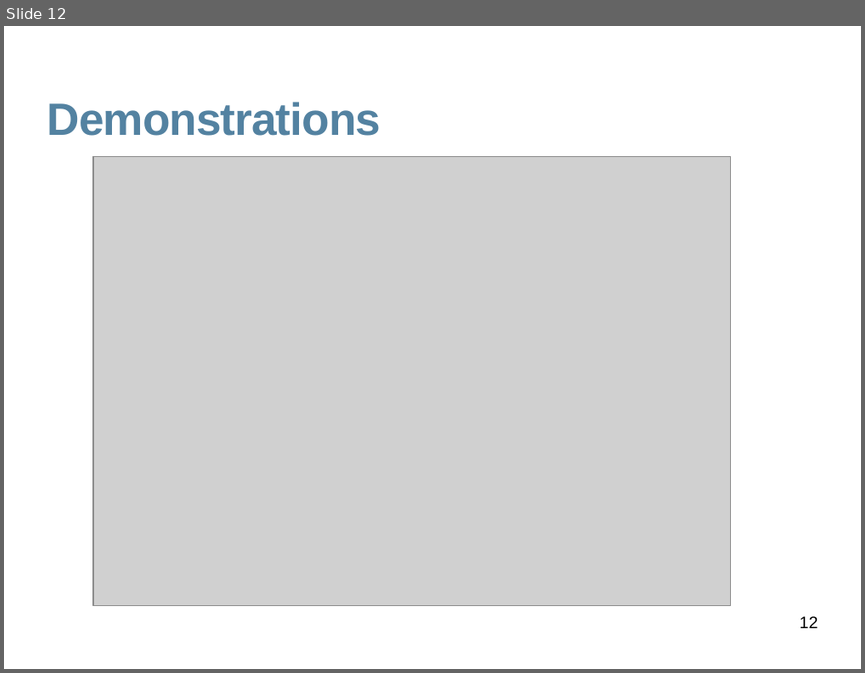
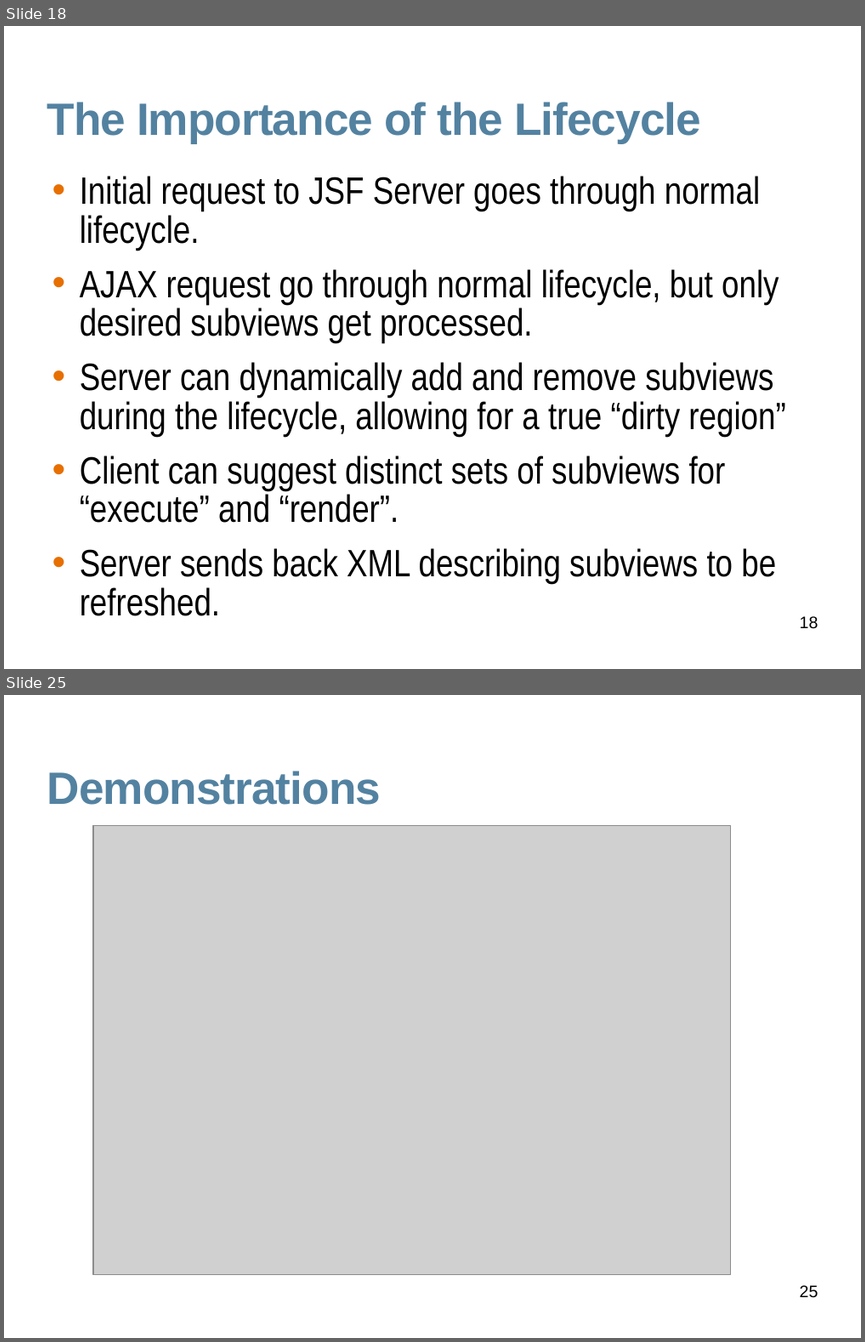
Before and after one commit to javaee/javaserverfaces-extensions, a slide deck: www/slides/dynafaces-advanced.odp. Shown one above the other, each under a label of ours: slide 12 before the commit, slides 18 and 25 after it; the slides between them are not shown. The pictures are 865x673 and 865x1342 pixels, drawn with LibreOffice and Linux fonts; fonts in the diff are those of the drawing; grey boxes stand for pictures; background and template pictures are left out. Boxes give left, top, right and bottom in pixels: in the first picture for what was removed or moved away, otherwise in the second. Text is boxed around its words. In the diff, an @@ line names an element or a change of style, - is before the commit and + after.

```diff
--- a/www/slides/dynafaces-advanced.odp
+++ b/www/slides/dynafaces-advanced.odp
@@ slide 18 added at (4, 26, 861, 669), background #FFFFFF @@
@@ title added at (47, 102, 701, 143), 38 pt, text #5382A1, bold @@
+The Importance of the Lifecycle
@@ text added at (80, 176, 785, 616), 32 pt, text #000000 @@
+• Initial request to JSF Server goes through normal lifecycle.
+• AJAX request go through normal lifecycle, but only desired subviews get processed.
+• Server can dynamically add and remove subviews during the lifecycle, allowing for a true “dirty region”
+• Client can suggest distinct sets of subviews for “execute” and “render”.
+• Server sends back XML describing subviews to be refreshed.
@@ page number added at (800, 616, 818, 629), 14 pt, text #000000 @@
+18
@@ what was slide 12 is now slide 25 @@
@@ page number at (800, 1285, 818, 1298): text changed @@
-12
+25
```
Also in this commit, not shown: 3 slides changed, 19 other slides added, 7 slides removed, 13 other files.
